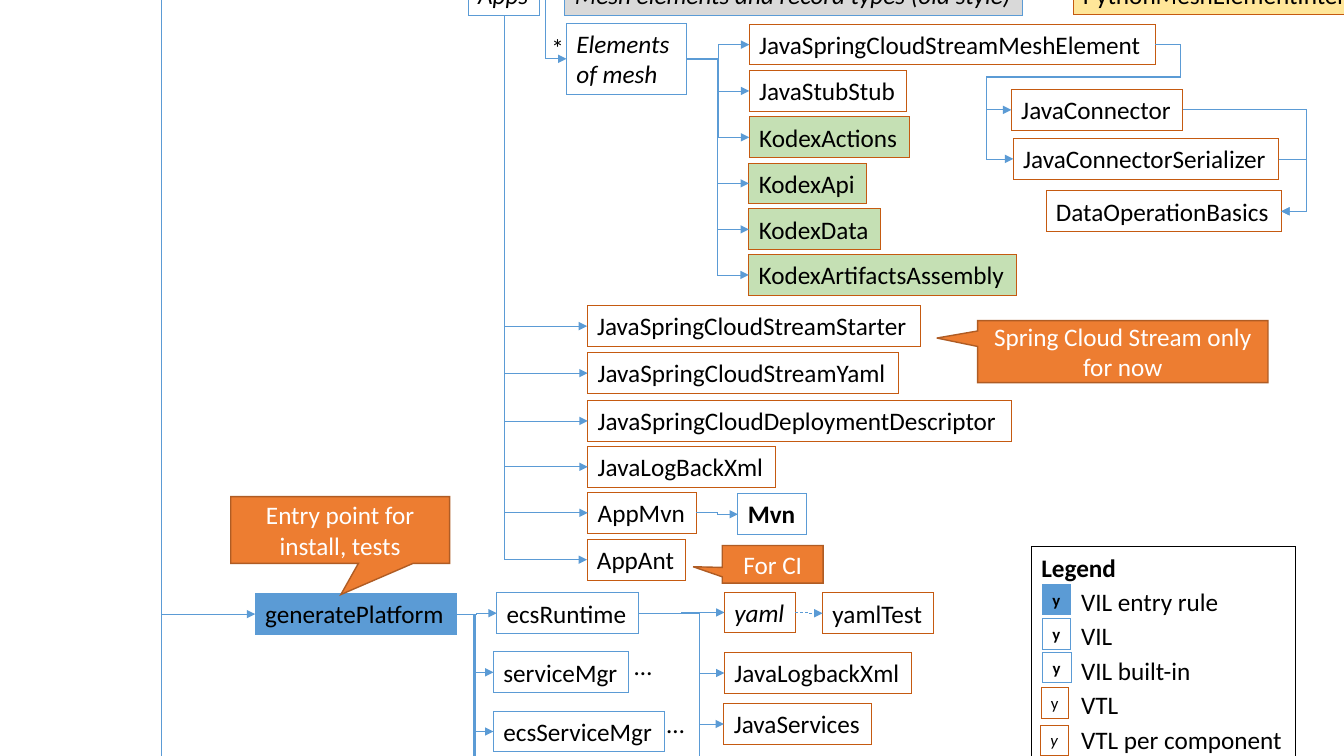
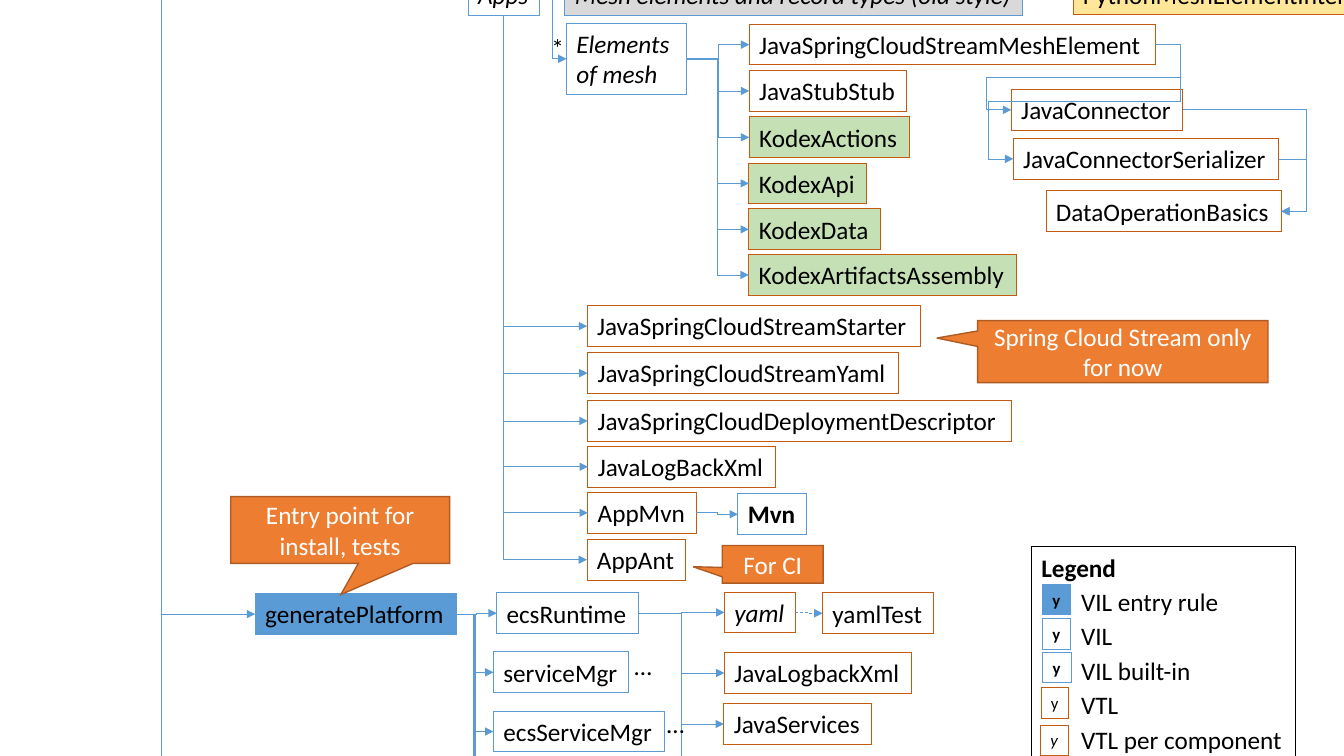
Before and after one commit to iip-ecosphere/platform, a slide deck: slide 17 of platform/documentation/src/HandbookFigures.pptx. Drawn at 1344x756 pixels with LibreOffice and Linux fonts; fonts in the diff are those of the drawing. Boxes give left, top, right and bottom in pixels: in the first picture for what was removed or moved away, otherwise in the second. Text is boxed around its words. In the diff, an @@ line names an element or a change of style, - is before the commit and + after.

```diff
--- a/platform/documentation/src/HandbookFigures.pptx
+++ b/platform/documentation/src/HandbookFigures.pptx
@@ elbow arrow (539, 0) - (567, 58): route changed @@
@@ elbow arrow (1155, 44) - (1013, 159): route changed @@
@@ elbow arrow (638, 613) - (725, 674): route changed @@
@@ elbow arrow (638, 613) - (724, 724): route changed @@
@@ elbow arrow (638, 613) - (724, 756): route changed @@
@@ elbow arrow (638, 613) - (724, 756): route changed @@
```
Also in this commit, not shown: 12 other slides changed.
